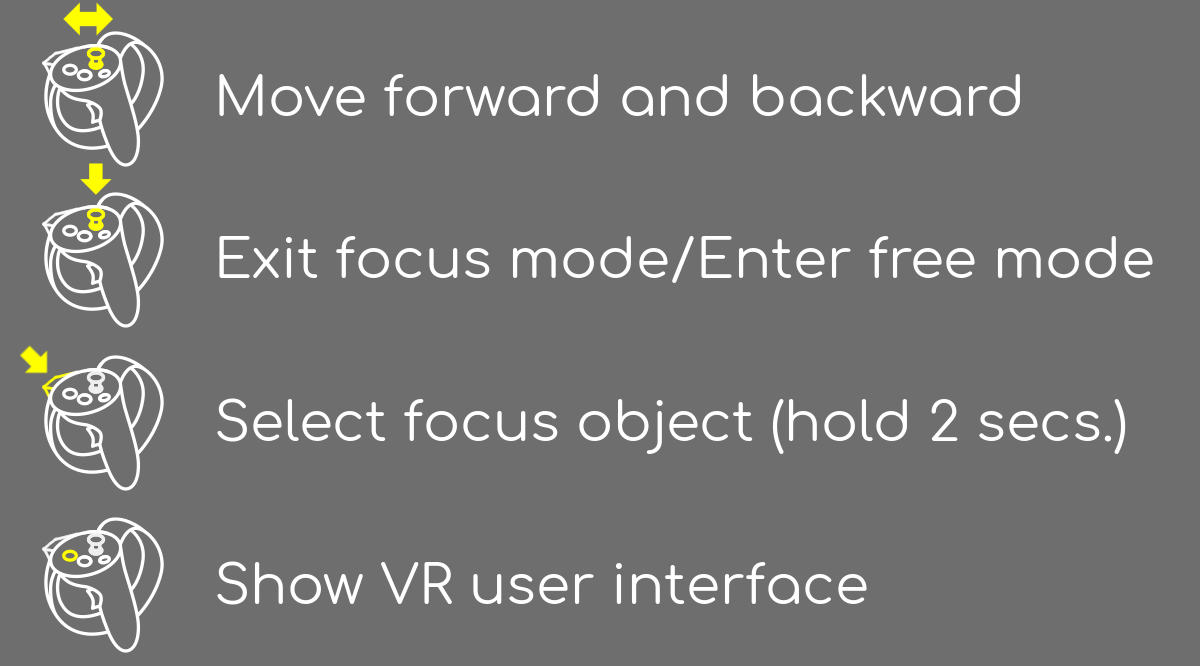
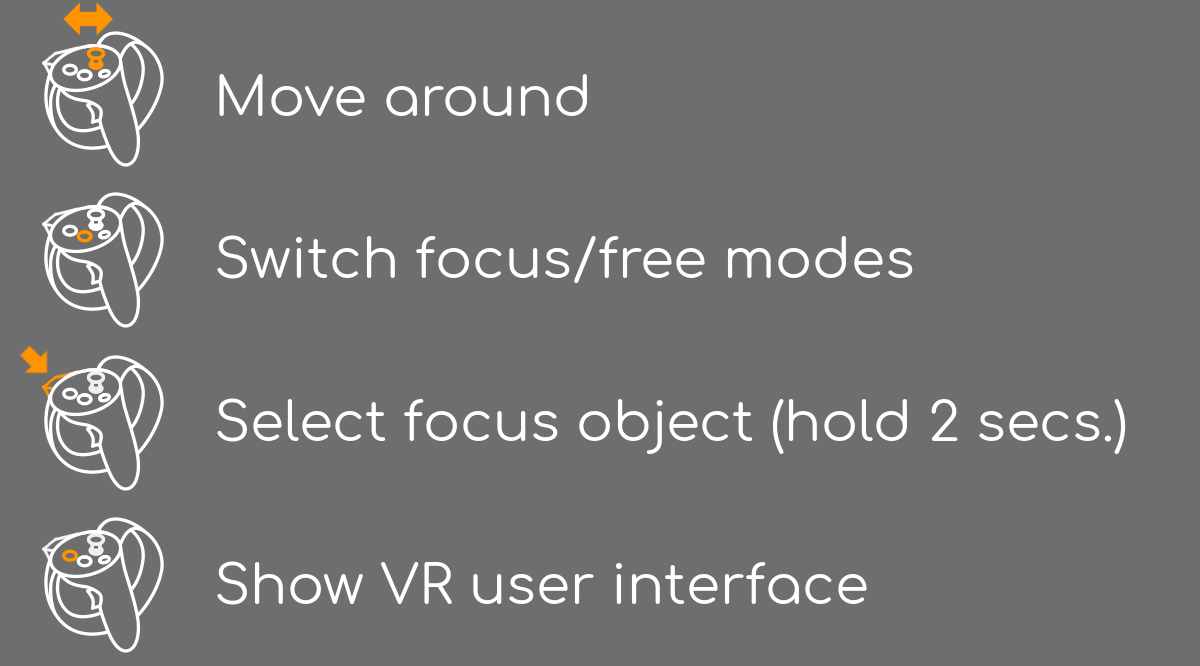
Comparing the layer stacks of the two (1200, 666) images. Changes:
renamed "Exit focus mode/Enter free mod..." to "Switch focus/free modes", painted on it over [217,235,1153,283]
renamed "Move forward and backward" to "Move around", painted on it over [384,74,1020,116]
painted on "Images" over [19,2,113,562]
